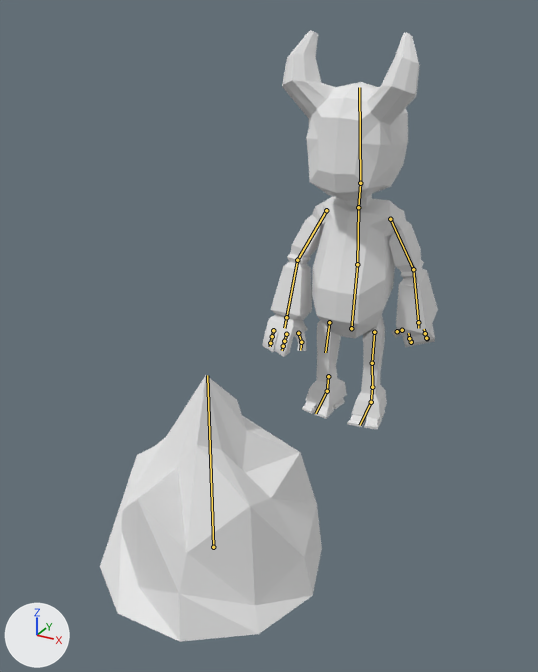
What one commit did to the Blender file Assets/Models/Monster.blend.
Before and after are seen from a 50 mm camera at (2.91, -7.32, 4.39) aimed at (-0.05, -1.94, 1.7). Arrows for +X, +Y and +Z are at lower left; the lights stay in place. Both versions are drawn at frame 0 of the action 'Standing_still'; the numbers are the values there. The bones that bend it are drawn over the model as lines.

The first picture shows 'Monster'.
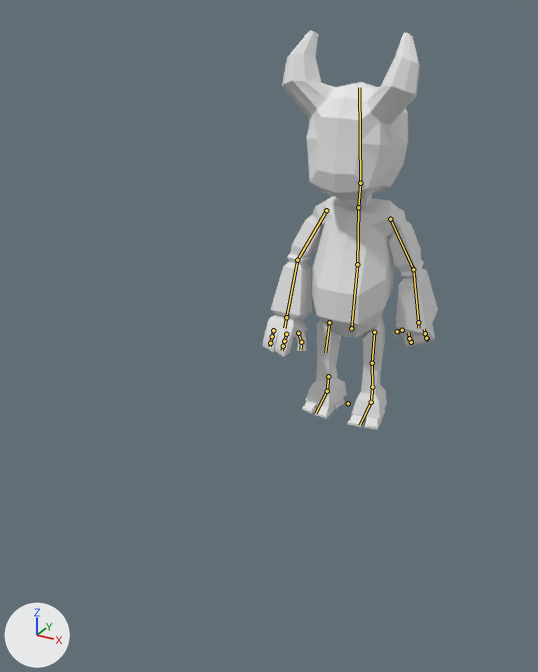
Pixel boxes [x1, y1, x2, y2] of what changed, in the pictures (538 x 672 px):
'Monster', posed (48% narrower, 35% shorter): before [100, 30, 438, 642]; after [262, 30, 438, 430]
bone 'Bone', root to tip: before (213, 547) to (207, 375); after (348, 403) to (348, 403)

The edits, one by one:
Bone 'Bone' (bone_bone) moves from (0.0, 0.0, 0.0) to (0.0, 0.0, -4.89).
Bone 'Bone' (bone_bone) is rescaled from (1.0, 1.0, 1.0) to (0.0, 0.0, 0.0).
